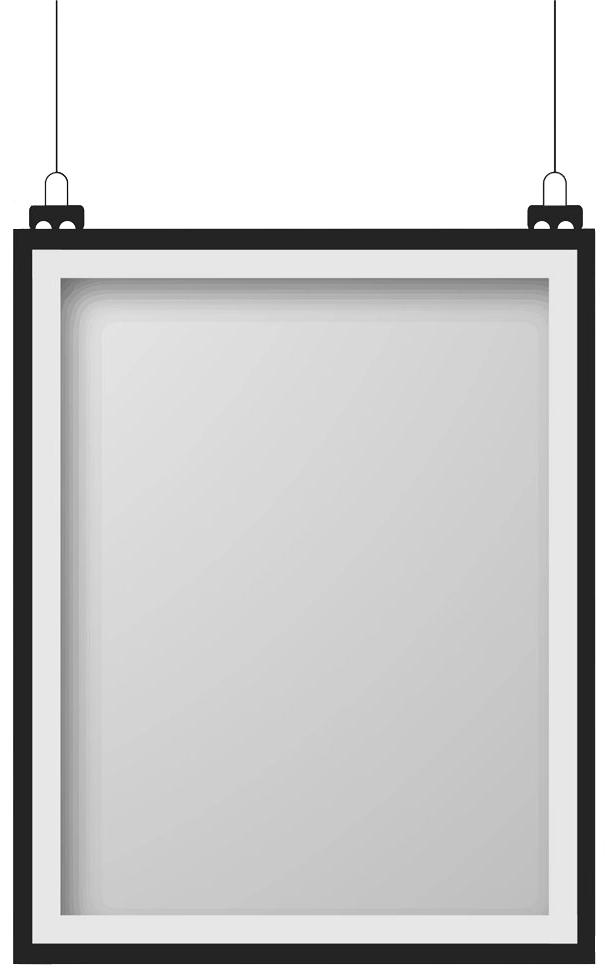
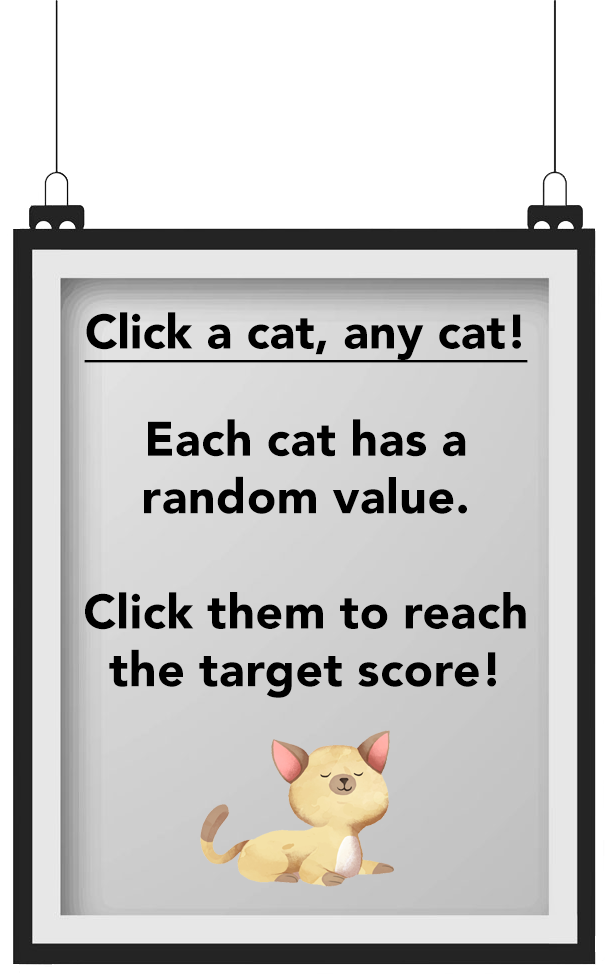
Revision of a layered 611px x 975px image; what changed, layer by layer:
added layer "Layer 1" above "Each cat has a random value. Click them to reach the target s" over [200, 730, 394, 887]
added layer "Each cat has a random value. Click them to reach the target s" above "Click a cat, any cat!" over [85, 419, 526, 698]
added layer "Click a cat, any cat!" above "Layer 0" over [84, 312, 528, 363]
